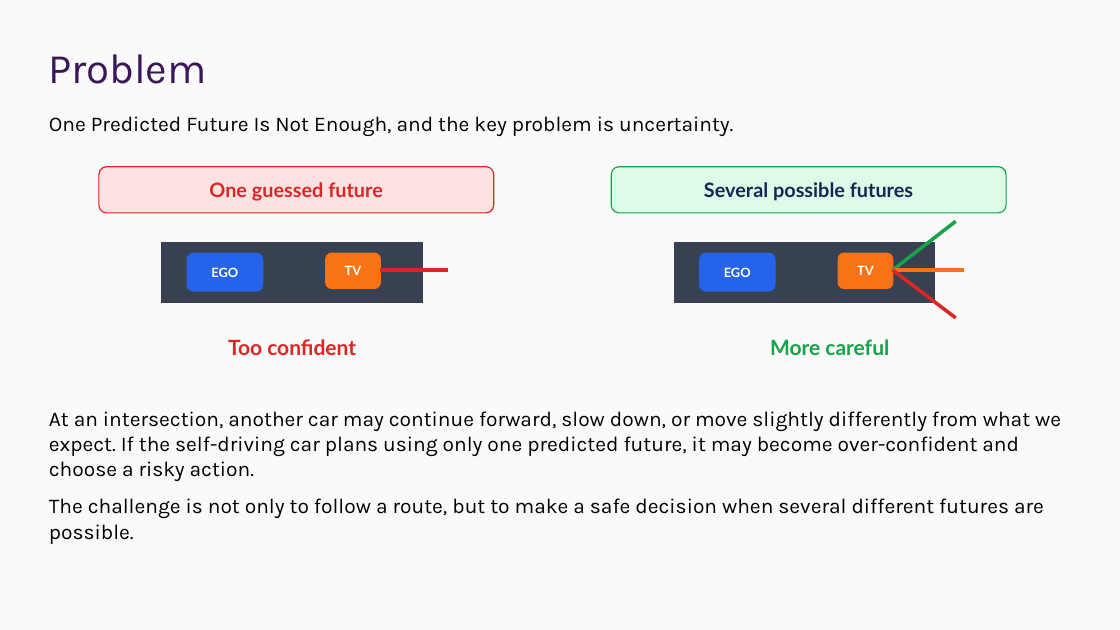
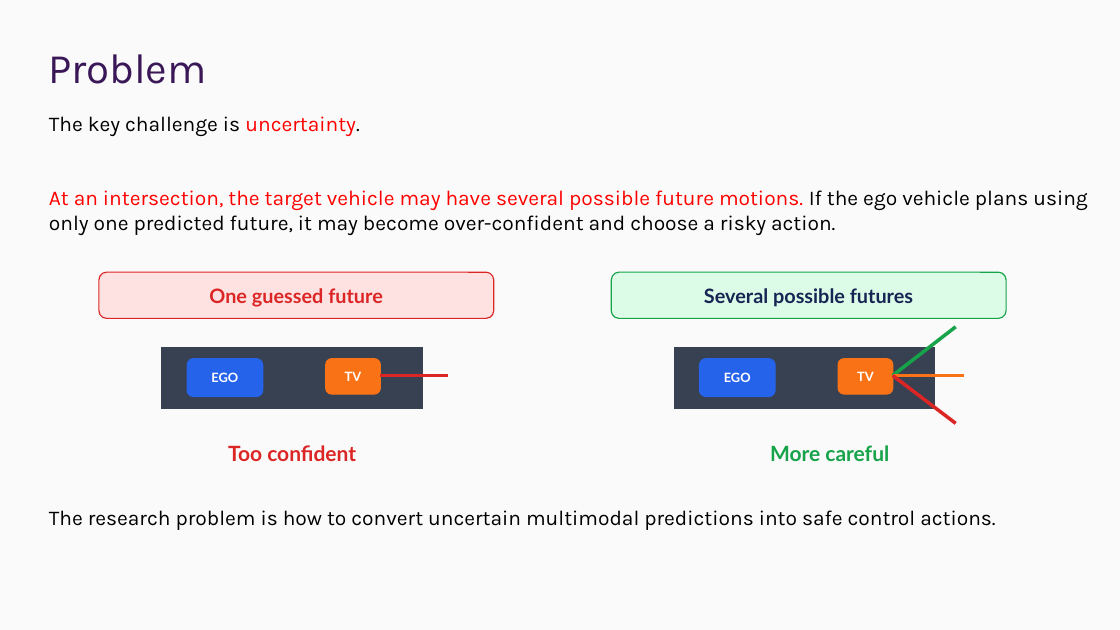
Before and after one commit to ChrisXiejq/Research-Project-IMLS, a slide deck: slide 4 of docs/presentation/25027138 - Presentation.pptx (slide 3 before the commit). Drawn at 1120x630 pixels with LibreOffice and Linux fonts; fonts in the diff are those of the drawing; background and template pictures are left out. Boxes give left, top, right and bottom in pixels: in the first picture for what was removed or moved away, otherwise in the second. Text is boxed around its words. In the diff, an @@ line names an element or a change of style, - is before the commit and + after.

```diff
--- a/docs/presentation/25027138 - Presentation.pptx
+++ b/docs/presentation/25027138 - Presentation.pptx
@@ text at box(49, 116, 1087, 530): text changed @@
-One Predicted Future Is Not Enough, and the key problem is uncertainty.
-At an intersection, another car may continue forward, slow down, or move slightly differently from what we expect. If the self-driving car plans using only one predicted future, it may become over-confident and choose a risky action.
-The challenge is not only to follow a route, but to make a safe decision when several different futures are possible.
+The key challenge is uncertainty.
+At an intersection, the target vehicle may have several possible future motions. If the ego vehicle plans using only one predicted future, it may become over-confident and choose a risky action.
+The research problem is how to convert uncertain multimodal predictions into safe control actions.
@@ 6 rounded rectangles, 4 lines, 2 texts, 2 rectangles: place and size @@
-6 rounded rectangles, 4 lines, 2 texts, 2 rectangles at box(99, 166, 1007, 355)
+6 rounded rectangles, 4 lines, 2 texts, 2 rectangles at box(99, 272, 1007, 461)
```
Also in this commit, not shown: 5 other slides changed, 3 slides added, 2 slides removed, 2 other files.
